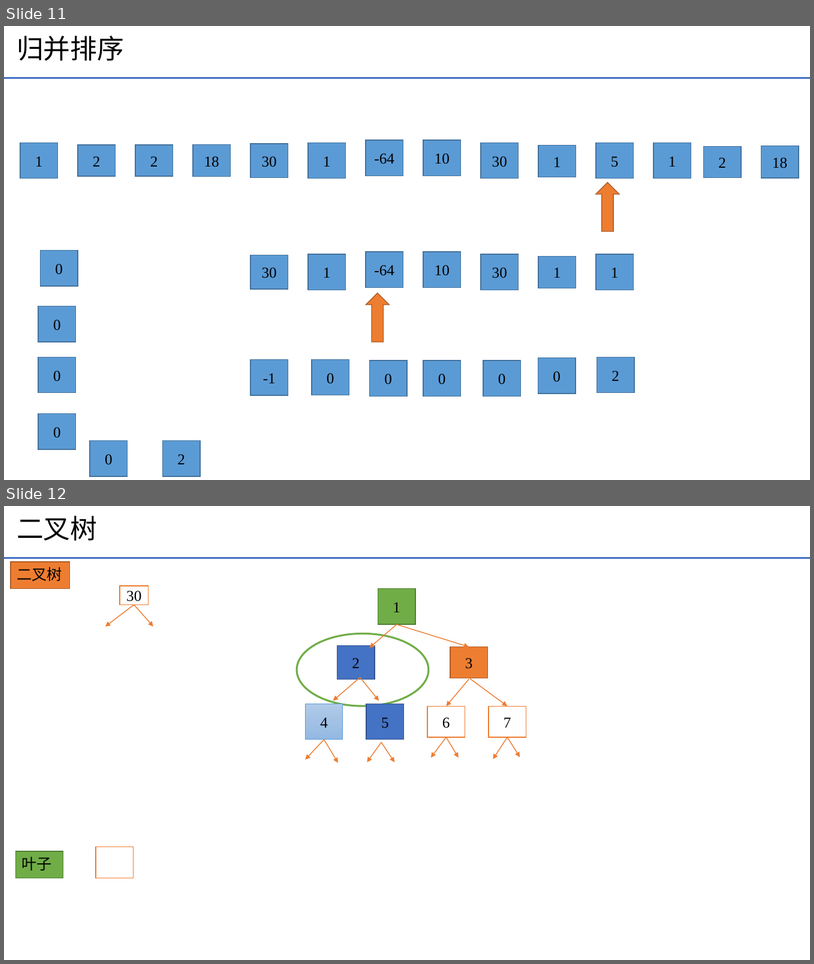
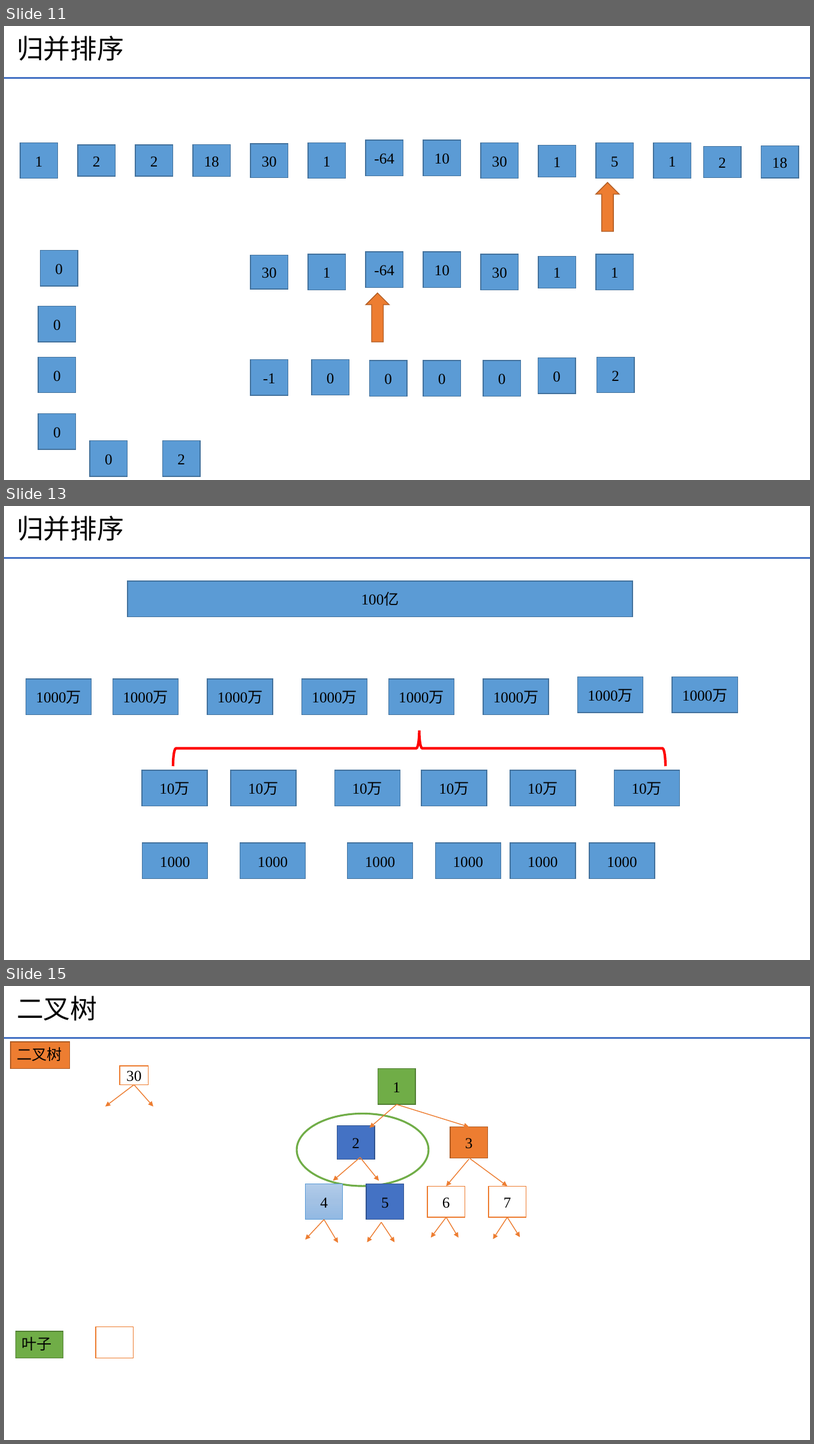
Before and after one commit to yechong316/Python-function, a slide deck: 数据结构与算法/线性表/数据结构可视化辅助理解，便于代码开发.pptx. Shown one above the other, each under a label of ours: slides 11 and 12 before the commit, slides 11, 13 and 15 after it; the slides between them are not shown. The pictures are 814x964 and 814x1444 pixels, drawn with LibreOffice and Linux fonts; fonts in the diff are those of the drawing. Boxes give left, top, right and bottom in pixels: in the first picture for what was removed or moved away, otherwise in the second. Text is boxed around its words. In the diff, an @@ line names an element or a change of style, - is before the commit and + after.

```diff
--- a/数据结构与算法/线性表/数据结构可视化辅助理解，便于代码开发.pptx
+++ b/数据结构与算法/线性表/数据结构可视化辅助理解，便于代码开发.pptx
@@ slide 13 added at (4, 506, 810, 960), background #FFFFFF; not listed: 1 template element that a slide beside it also shows @@
@@ title added at (17, 516, 124, 541), 32 pt, text #000000 @@
+归并排序
@@ rectangle added at (128, 581, 633, 617), fill #5B9BD5, outline #43739E 1 pt, 18 pt, text #000000 @@
+100亿
@@ rectangle added at (26, 679, 91, 715), fill #5B9BD5, outline #43739E 1 pt, 18 pt, text #000000 @@
+1000万
@@ rectangle added at (113, 679, 178, 715), fill #5B9BD5, outline #43739E 1 pt, 18 pt, text #000000 @@
+1000万
@@ rectangle added at (207, 679, 273, 715), fill #5B9BD5, outline #43739E 1 pt, 18 pt, text #000000 @@
+1000万
@@ rectangle added at (302, 679, 368, 715), fill #5B9BD5, outline #43739E 1 pt, 18 pt, text #000000 @@
+1000万
@@ rectangle added at (389, 679, 454, 715), fill #5B9BD5, outline #43739E 1 pt, 18 pt, text #000000 @@
+1000万
@@ rectangle added at (484, 679, 549, 715), fill #5B9BD5, outline #43739E 1 pt, 18 pt, text #000000 @@
+1000万
@@ rectangle added at (578, 676, 644, 712), fill #5B9BD5, outline #43739E 1 pt, 18 pt, text #000000 @@
+1000万
@@ rectangle added at (672, 676, 738, 712), fill #5B9BD5, outline #43739E 1 pt, 18 pt, text #000000 @@
+1000万
@@ left brace added at (173, 730, 666, 766), outline #FF0000 3 pt @@
@@ rectangle added at (142, 770, 207, 805), fill #5B9BD5, outline #43739E 1 pt, 18 pt, text #000000 @@
+10万
@@ rectangle added at (231, 770, 296, 805), fill #5B9BD5, outline #43739E 1 pt, 18 pt, text #000000 @@
+10万
@@ rectangle added at (335, 770, 400, 805), fill #5B9BD5, outline #43739E 1 pt, 18 pt, text #000000 @@
+10万
@@ rectangle added at (422, 770, 488, 805), fill #5B9BD5, outline #43739E 1 pt, 18 pt, text #000000 @@
+10万
@@ rectangle added at (510, 770, 576, 805), fill #5B9BD5, outline #43739E 1 pt, 18 pt, text #000000 @@
+10万
@@ rectangle added at (614, 770, 680, 805), fill #5B9BD5, outline #43739E 1 pt, 18 pt, text #000000 @@
+10万
@@ rectangle added at (143, 843, 208, 879), fill #5B9BD5, outline #43739E 1 pt, 18 pt, text #000000 @@
+1000
@@ rectangle added at (240, 843, 306, 879), fill #5B9BD5, outline #43739E 1 pt, 18 pt, text #000000 @@
+1000
@@ rectangle added at (348, 843, 413, 879), fill #5B9BD5, outline #43739E 1 pt, 18 pt, text #000000 @@
+1000
@@ rectangle added at (436, 843, 501, 879), fill #5B9BD5, outline #43739E 1 pt, 18 pt, text #000000 @@
+1000
@@ rectangle added at (510, 843, 576, 879), fill #5B9BD5, outline #43739E 1 pt, 18 pt, text #000000 @@
+1000
@@ rectangle added at (590, 843, 655, 879), fill #5B9BD5, outline #43739E 1 pt, 18 pt, text #000000 @@
+1000
@@ what was slide 12 is now slide 15 @@
```
Also in this commit, not shown: 2 other slides added, 2 other files.
